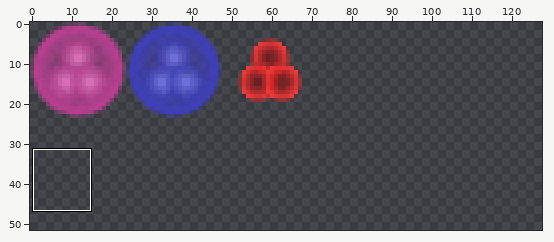
A sprite sheet gets an edit: assets/images/bullet1.png. Above, an overview of the earlier version with the close-up marked.
Close-up. First the earlier version:
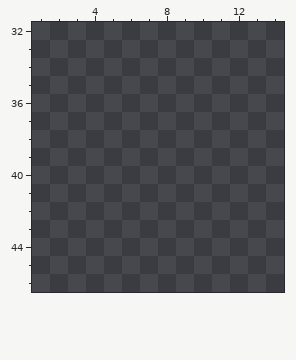
The file is 128x128 pixels. Pixels under 10% opacity are left out. Colours within 5 levels of each other are drawn and written as one. Shown: x 1..14, y 32..46. The wide view leaves out empty margins. The commit also changed other parts of the picture, which this record leaves out.
After:
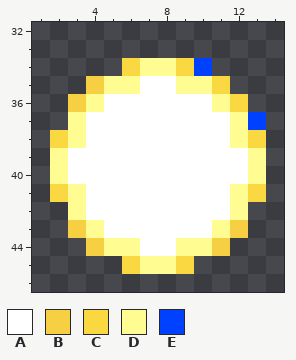
Palette (. is transparent): A #ffffff  B #f6d042  C #f9d841  D #fffd91  E #0040ff
Changes in this commit:
Changed rows in their new state; - is an unchanged pixel.
first column x 2:
34 ----CDDCE---
35 --BDDAADDC--
36 -BDAAAAAADC-
37 -DAAAAAAAADE
38 CDAAAAAAAADC
39 DAAAAAAAAAAD
40 DAAAAAAAAAAD
41 CDAAAAAAAADC
42 -DAAAAAAAAD-
43 -BDAAAAAADB-
44 --BDDAADDB--
45 ----CDDC----
